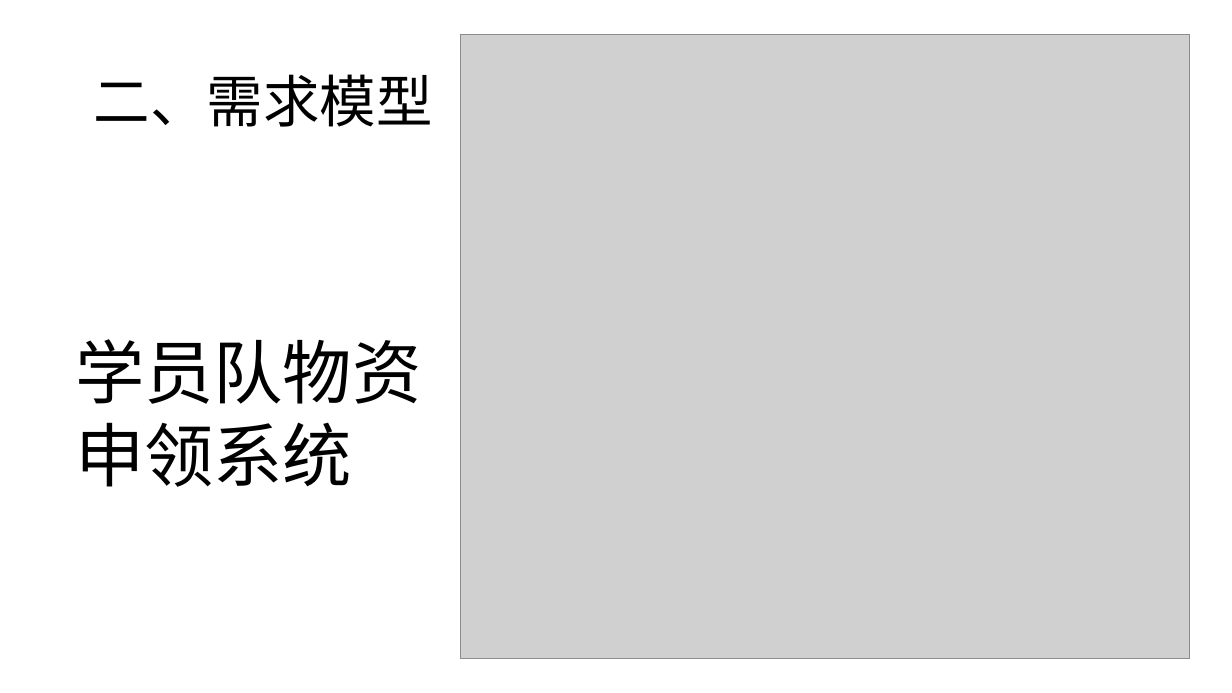
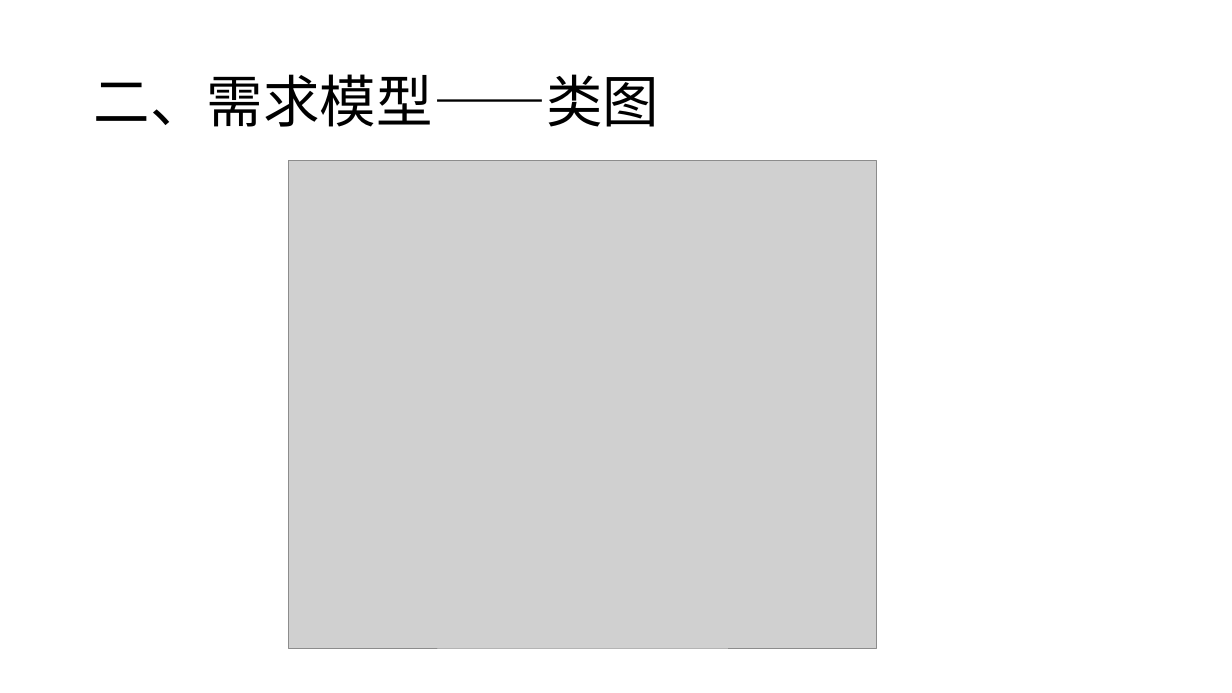
Before and after one commit to JunesTeam/homework, a slide deck: slide 7 of 文档/第12组作业四：项目进展汇报.pptx (slide 5 before the commit). Drawn at 1232x693 pixels with LibreOffice and Linux fonts; fonts in the diff are those of the drawing; grey boxes stand for pictures. Boxes give left, top, right and bottom in pixels: in the first picture for what was removed or moved away, otherwise in the second. Text is boxed around its words. In the diff, an @@ line names an element or a change of style, - is before the commit and + after.

```diff
--- a/文档/第12组作业四：项目进展汇报.pptx
+++ b/文档/第12组作业四：项目进展汇报.pptx
@@ picture removed at (461,34,1190,659) @@
@@ title at (94,74,659,127): text changed @@
-二、需求模型
+二、需求模型——类图
@@ picture added at (289,161,877,649) @@
@@ text removed at (75,339,421,487) @@
-学员队物资申领系统
```
Also in this commit, not shown: 5 other slides changed, 1 slide added, 4 other files.
